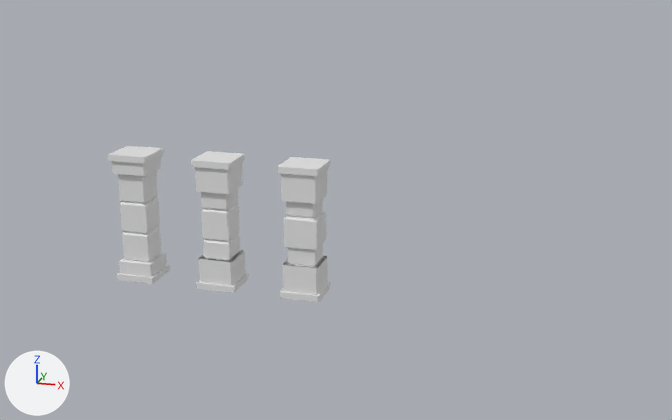
The Blender file modular_dungeon/modular_dungeon.blend as it was, and as the next commit left it.
Before and after are seen from a 50 mm camera at (9.98, -18.6, 7.87) aimed at (3.68, 3.62, 0.86). The axes (+X, +Y, +Z) are drawn at lower left. The lights are the same throughout.
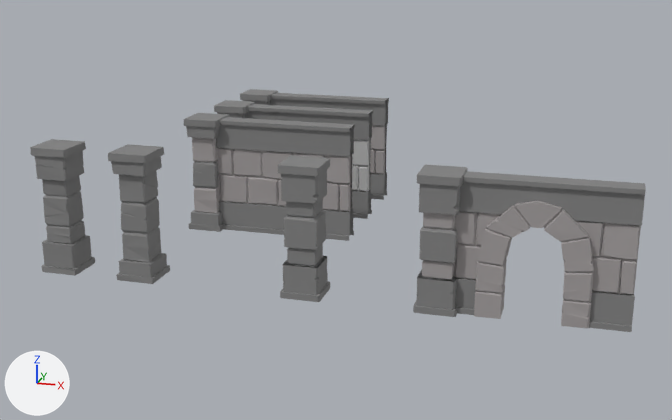
Changed parts and their boxes (x1, y1, x2, y2) in the pictures (672 x 420 px):
'Cube.007', added
    after: (413, 164, 646, 332)
    faces in mat_grey (grey #838383): (413, 164, 646, 332)
    faces in mat_gray_light (grey #a49f9f): (422, 201, 641, 328)
'Cube.006', added
    after: (184, 113, 355, 241)
    faces in mat_grey (grey #838383): (184, 113, 355, 241)
    faces in mat_gray_light (grey #a49f9f): (192, 137, 352, 213)
'Cube.001', reshaped, moved (12% wider)
    before: (191, 151, 249, 293)
    after: (30, 139, 95, 276)
'Cube.002', reshaped
    before: (278, 157, 330, 302)
    after: (278, 155, 330, 302)
'Cube', reshaped
    before: (108, 146, 170, 284)
    after: (108, 144, 170, 284)
'Cube.004', added
    after: (214, 100, 373, 219)
    faces in mat_grey (grey #838383): (214, 100, 373, 219)
    faces in mat_grey_light (grey #bdbdbd): (352, 138, 371, 191)
'Cube.005', added
    after: (240, 89, 389, 200)
    faces in mat_grey (grey #838383): (240, 89, 389, 200)
    faces in mat_gray_light (grey #a49f9f): (370, 125, 385, 174)
part 3 of me_cube_003, built on
    before: (278, 157, 330, 295)
    after: (278, 155, 330, 295)
part 4 of me_cube_003, recoloured
    both: (280, 199, 330, 302)

The edits, one by one:
Material 'grey' (mat_grey) is new.
Its base color is (0.227, 0.227, 0.227) (grey #838383).
Its roughness is 0.87.
Material 'gray light' (mat_gray_light) is new.
Its base color is (0.369, 0.346, 0.346) (grey #a49f9f).
Its roughness is 0.866.
Material 'grey light' (mat_grey_light) is new.
Its base color is (0.509, 0.509, 0.509) (grey #bdbdbd).
me_cube is used by ob_cube; location (0.0, 0.0, 1.5).
me_cube had 115 vertices, 104 faces and spanned x -0.46..0.46, y -0.46..0.46, z -1.5..1.5.
me_cube now has 164 vertices, 139 faces and spans x -0.46..0.47, y -0.47..0.47, z -1.5..1.53.
Part 1, on me_cube:
88 vertices are removed from x -0.46..0.46, y -0.46..0.46, z -1.35..1.5.
103 faces are deleted.
5 vertices move within x -0.41..0.41, y -0.41..0.41, z -1.35..1.35.
137 vertices are added at x -0.46..0.47, y -0.47..0.47, z -1.36..1.53.
138 new faces join them.
me_cube now uses material mat_grey (grey #838383).
me_cube_002 is used by ob_cube_001; location (2.0, 0.0, 1.5).
me_cube_002 had 145 vertices, 125 faces and spanned x -0.46..0.46, y -0.46..0.46, z -1.5..1.5.
me_cube_002 now has 206 vertices, 169 faces and spans x -0.47..0.47, y -0.47..0.46, z -1.5..1.53.
Part 2, on me_cube_002:
112 vertices are removed from x -0.46..0.46, y -0.46..0.46, z -1.39..1.5.
122 faces are deleted.
3 vertices move within x -0.32..0.41, y -0.37..0.32, z 0.36..1.35.
173 vertices are added at x -0.47..0.47, y -0.47..0.46, z -1.39..1.53.
166 new faces join them.
me_cube_002 now uses material mat_grey (grey #838383).
me_cube_003 is used by ob_cube_002; location (4.0, 0.0, 1.5).
me_cube_003 had 141 vertices, 127 faces and spanned x -0.46..0.46, y -0.46..0.46, z -1.5..1.5.
me_cube_003 now has 203 vertices, 167 faces and spans x -0.46..0.46, y -0.46..0.46, z -1.5..1.53.
Part 3, on me_cube_003:
10 vertices are removed from x -0.41..0.41, y -0.41..0.41, z -0.7..0.73.
35 faces are deleted.
7 vertices in x -0.46..0.46, y -0.46..0.46, z 1.5 move by (0.0, 0.0, 0.03).
72 vertices are added at x -0.41..0.41, y -0.41..0.41, z -1.24..1.14.
75 new faces join them.
me_cube_003 part 4: 92 faces spanning x -0.46..0.46, y -0.46..0.46, z -1.5..1.53 switch from no material to mat_grey (grey #838383).
Mesh me_cube_007 is new.
It has 395 vertices, 316 faces and spans x -0.46..4.0, y -0.47..0.47, z -1.5..1.53.
Faces by material slot: [101, 215].
It uses material mat_grey (grey #838383).
It uses material mat_gray_light (grey #a49f9f).
Mesh me_cube_006 is new.
It has 435 vertices, 344 faces and spans x -0.46..4.0, y -0.46..0.46, z -1.5..1.53.
Faces by material slot: [226, 118].
It uses material mat_grey (grey #838383).
It uses material mat_gray_light (grey #a49f9f).
Mesh me_cube_005 is new.
It has 435 vertices, 347 faces and spans x -0.47..4.0, y -0.47..0.46, z -1.5..1.53.
Faces by material slot: [133, 214].
It uses material mat_grey (grey #838383).
It uses material mat_grey_light (grey #bdbdbd).
Mesh me_cube_008 is new.
It has 648 vertices, 524 faces and spans x -0.46..4.0, y -0.46..0.46, z -1.5..1.53.
Faces by material slot: [156, 368].
It uses material mat_grey (grey #838383).
It uses material mat_gray_light (grey #a49f9f).
Object 'Cube.001' (ob_cube_001) moves from (2.0, 0.0, 1.5) to (-2.0, 0.0, 1.5).
Object 'Cube.006' (ob_cube_006) is new; it shows me_cube_007.
Its location is (0.0, 4.0, 1.5).
Object 'Cube.005' (ob_cube_005) is new; it shows me_cube_006.
Its location is (0.0, 8.0, 1.5).
Object 'Cube.004' (ob_cube_004) is new; it shows me_cube_005.
Its location is (0.0, 6.0, 1.5).
Object 'Cube.007' (ob_cube_007) is new; it shows me_cube_008.
Its location is (7.0, 0.0, 1.5).
